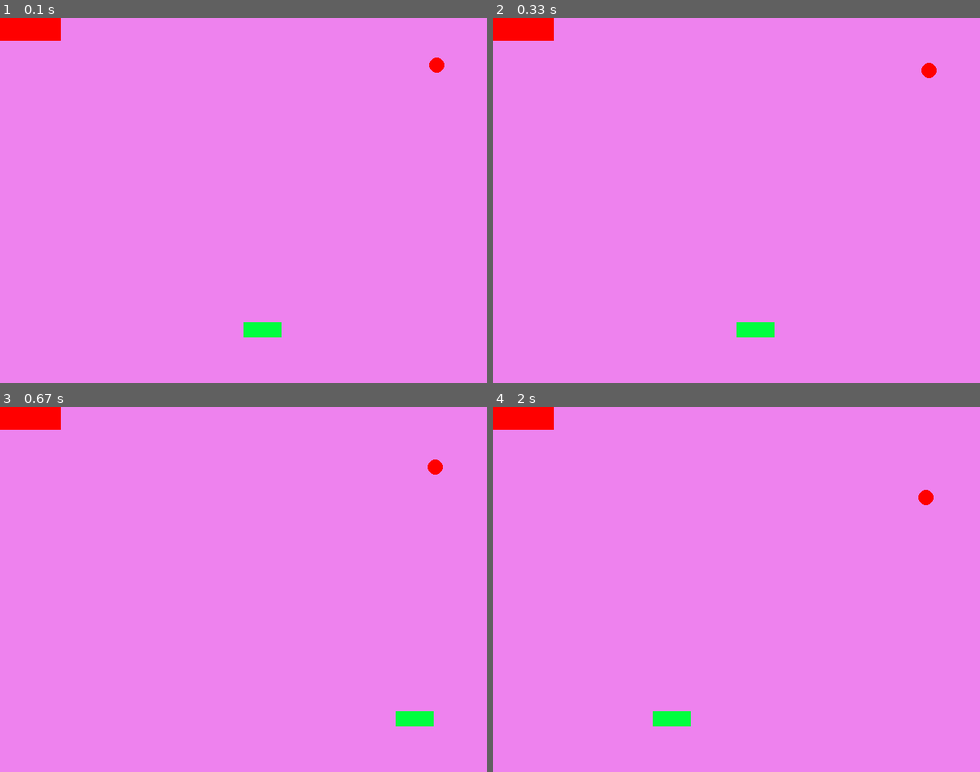
Above: before the commit, frames 1-4 (two rows, left to right).
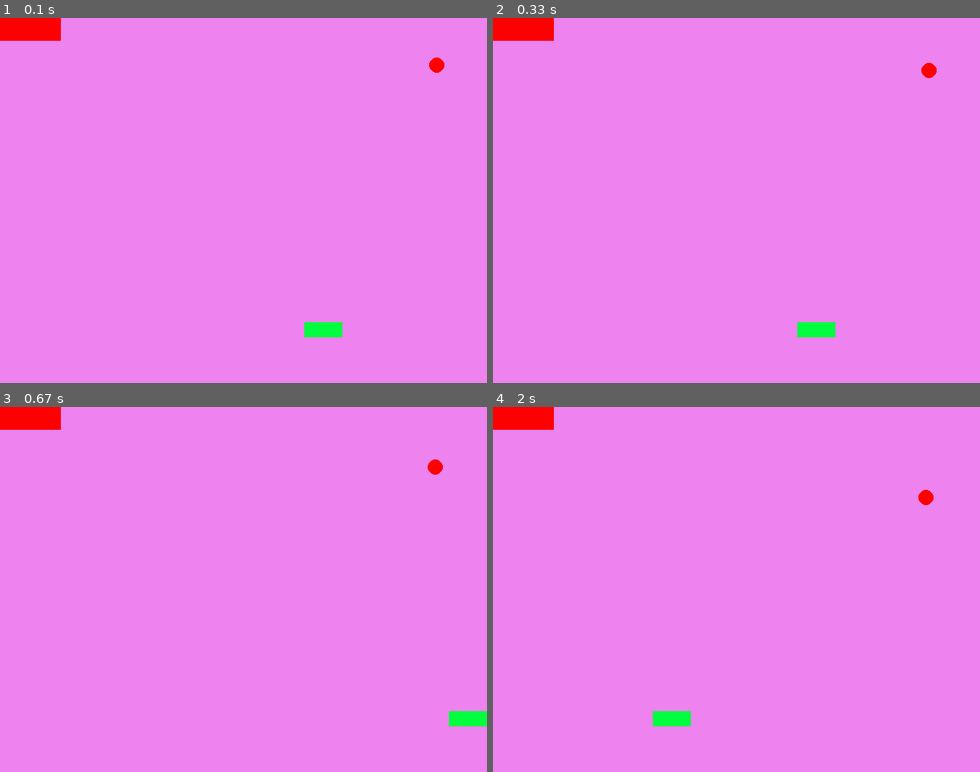
Above: after the commit, the same moments.

Repository: lisahachmann/BrickPythonGame
Game: pygame game, started from BrickSpritesMarch4.py
Same seed, same stepped clock (60 frames per second), same inputs: the game is played once before the commit and once after it.
Inputs:
- Up to frame 1 (0.1 s): no input
- Up to frame 2 (0.33 s): no input
- Up to frame 3 (0.67 s): hold Right from 0.33 s (still down)
- Up to frame 4 (2 s): release Right at 0.8 s; hold Right 0.83-1.3 s; hold Left 1.33-1.87 s; hold Left from 1.9 s (still down)

The runs differ from the first frame. In frame 1, 0.7% of the frame differs, in the area x 50-71%, y 83-88%; in frame 2, 0.7%; in frame 3, 0.7%; in frame 4, nothing differs.

Commit message:
To do list for today

Diff:
--- a/BrickSpritesMarch4.py
+++ b/BrickSpritesMarch4.py
@@ -15,12 +15,13 @@
 		self.height = 30
 		width = self.width
 		height = self.height
-		self.image = pygame.Surface([width, height])
-		self.image.fill(red)
-		self.rect = self.image.get_rect()
-	#def draw_bricks(self):
-		rect = pygame.Rect((80,0),(80,30))
-		pygame.draw.rect(self.image, red, rect, 2)
+		for i in range(5):
+			rect = pygame.Rect((i*80,0),(80,30))
+			self.image = pygame.Surface([width, height])
+			self.image.fill(red)
+			self.rect = self.image.get_rect()
+
+			pygame.draw.rect(self.image, red, rect, 2)
 
 class Ball(pygame.sprite.Sprite):
 	def __init__(self,color):
@@ -92,7 +93,7 @@
 		self.screenheight = pygame.display.get_surface().get_height()
 		self.screenwidth = pygame.display.get_surface().get_width()
 
-		self.rect.x = 320
+		self.rect.x = 400
 		self.rect.y = 400
 
 	def update(self):
--- /dev/null
+++ b/March_4_to_do.txt
@@ -0,0 +1,16 @@
+Brick Breakers to do:
+March 4 -->
+Fix the font bug
+Display score
+Double check the coordinates (in self direction in ball update)
+Lisa needs to read more on Sprite
+Maggie will comment it the code so lisa can learn.
+Add more levels (see how)
+Fix issues with green guy and the ball
+Bottom Dies
+
+Stretch/extra:
+More balls appear!
+Random color
+Random/score?
+Galaxy image background
